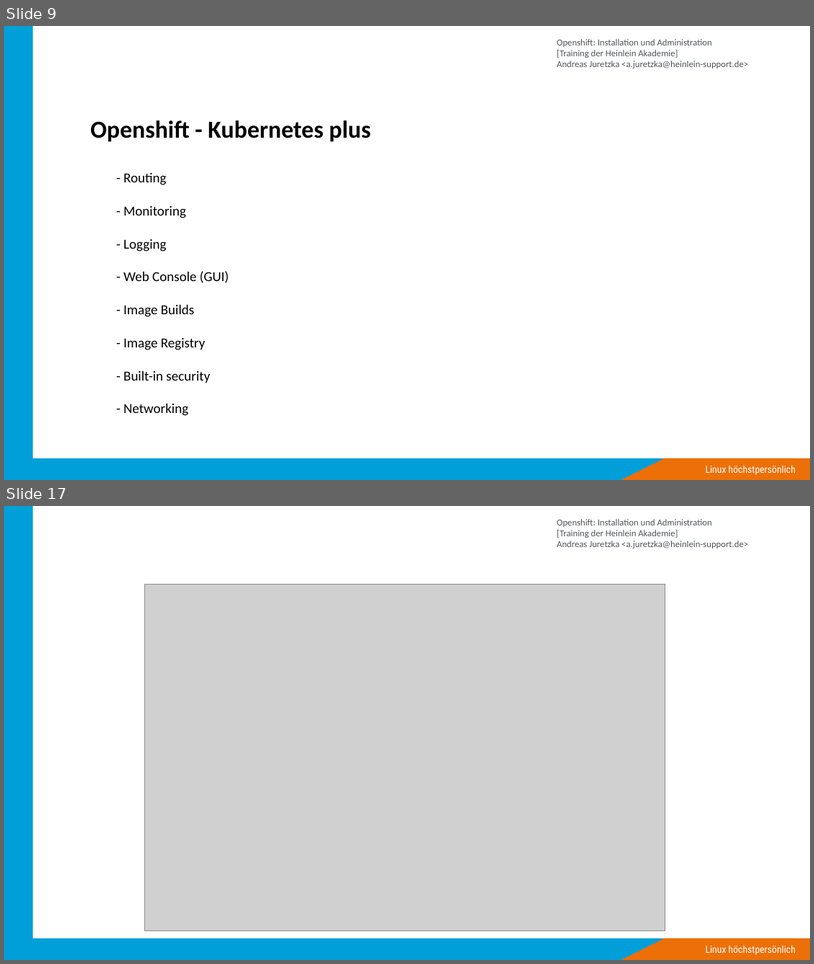
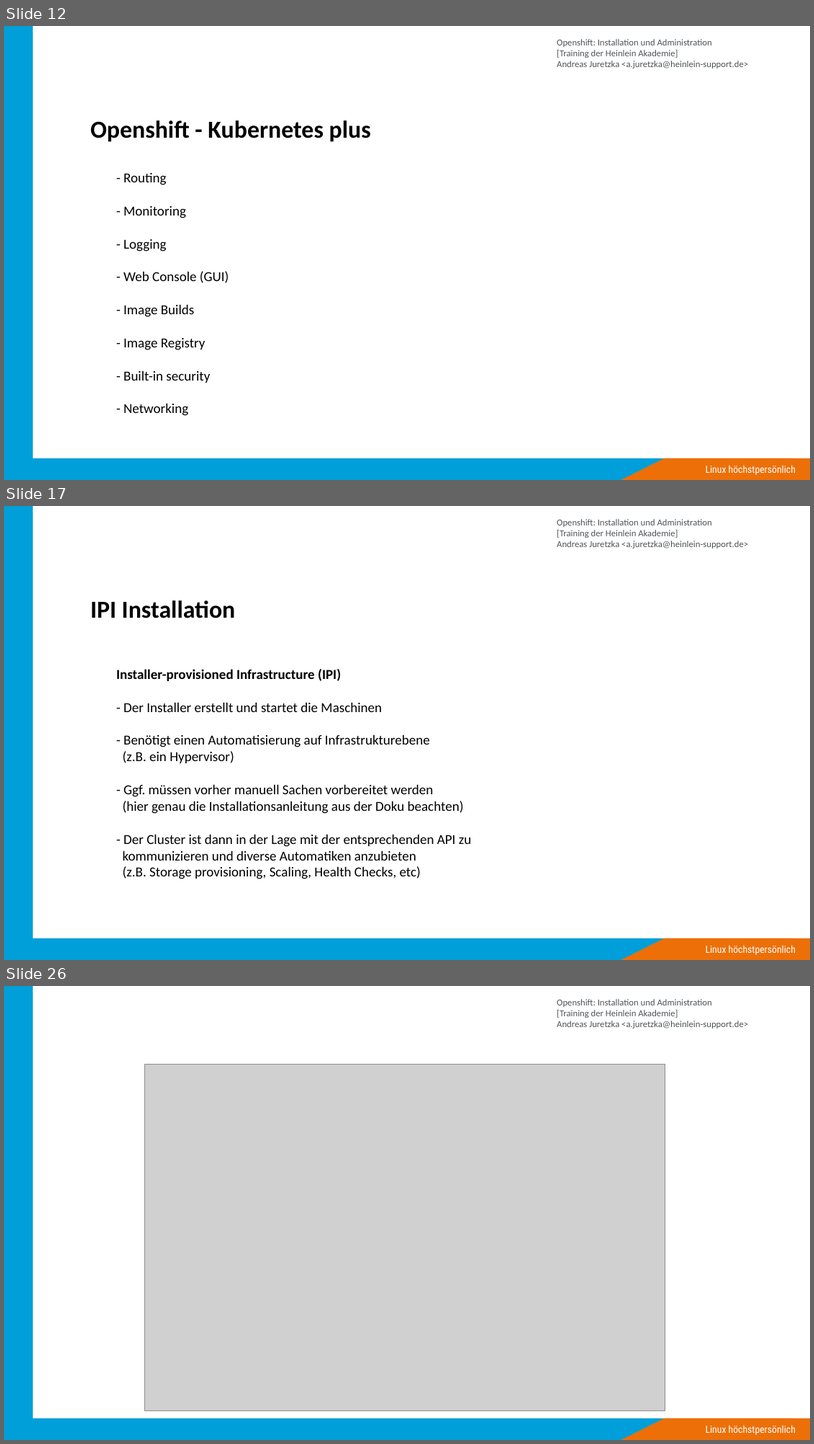
Before and after one commit to ajayten/openshift-kurs-folien, a slide deck: kurs-folien.odp. Shown one above the other, each under a label of ours: slides 9 and 17 before the commit, slides 12, 17 and 26 after it; the slides between them are not shown. The pictures are 814x964 and 814x1444 pixels, drawn with LibreOffice and Linux fonts; fonts in the diff are those of the drawing; grey boxes stand for pictures; background and template pictures are left out. Boxes give left, top, right and bottom in pixels: in the first picture for what was removed or moved away, otherwise in the second. Text is boxed around its words. In the diff, an @@ line names an element or a change of style, - is before the commit and + after.

```diff
--- a/kurs-folien.odp
+++ b/kurs-folien.odp
@@ slide 17 added at <box>4,506,810,960</box>, background #FFFFFF; not listed: 5 template elements that a slide beside it also shows @@
@@ title added at <box>90,600,236,618</box>, 32 pt, text #000000, bold @@
+IPI Installation
@@ text added at <box>116,669,471,879</box>, 18 pt, text #000000 @@
+Installer-provisioned Infrastructure (IPI)
+- Der Installer erstellt und startet die Maschinen
+- Benötigt einen Automatisierung auf Infrastrukturebene
+(z.B. ein Hypervisor)
+- Ggf. müssen vorher manuell Sachen vorbereitet werden
+(hier genau die Installationsanleitung aus der Doku beachten)
+- Der Cluster ist dann in der Lage mit der entsprechenden API zu
+kommunizieren und diverse Automatiken anzubieten
+(z.B. Storage provisioning, Scaling, Health Checks, etc)
@@ what was slide 9 is now slide 12 @@
@@ what was slide 17 is now slide 26 @@
```
Also in this commit, not shown: 10 slides changed, 48 other slides added, 6 slides removed, 1 other file.
